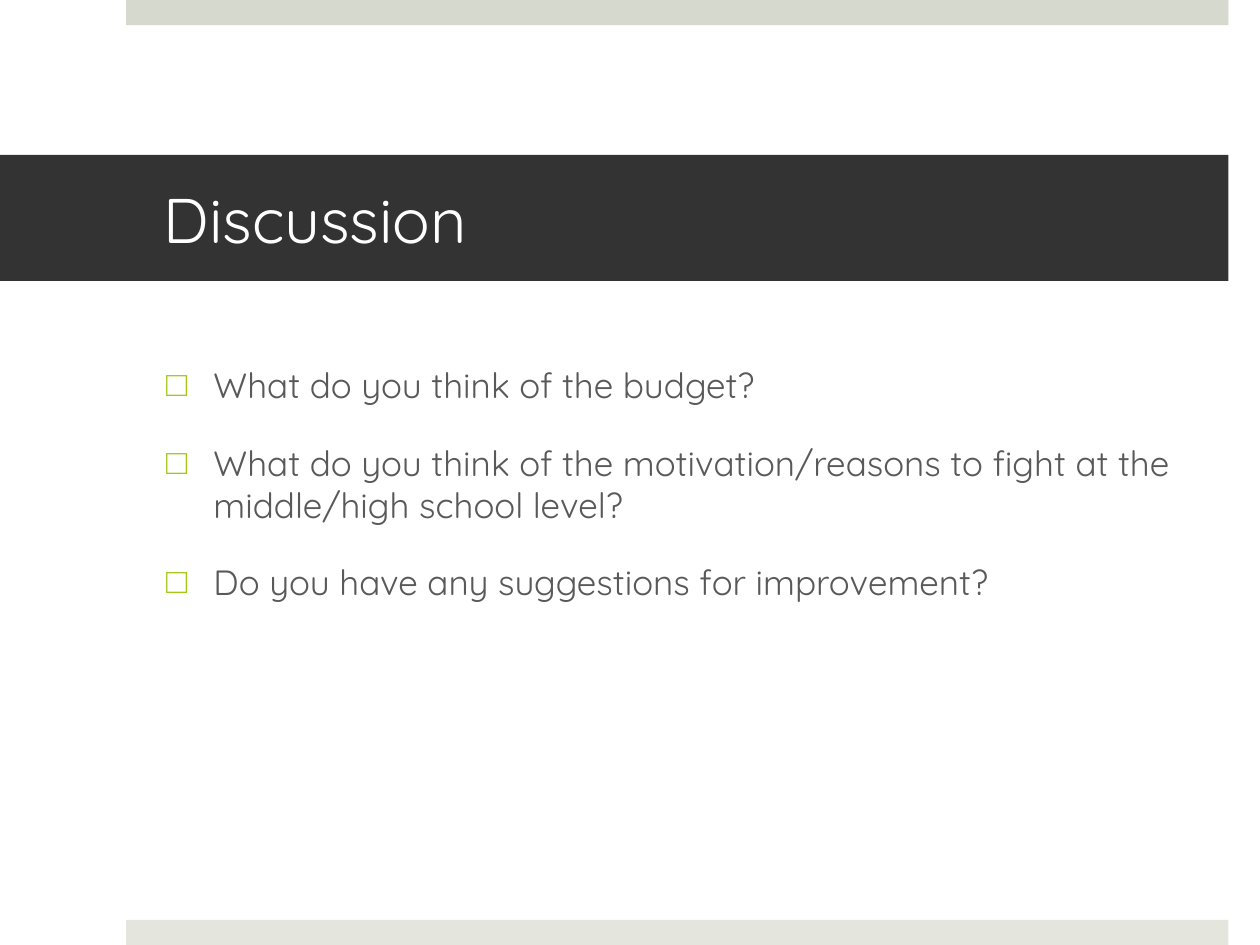
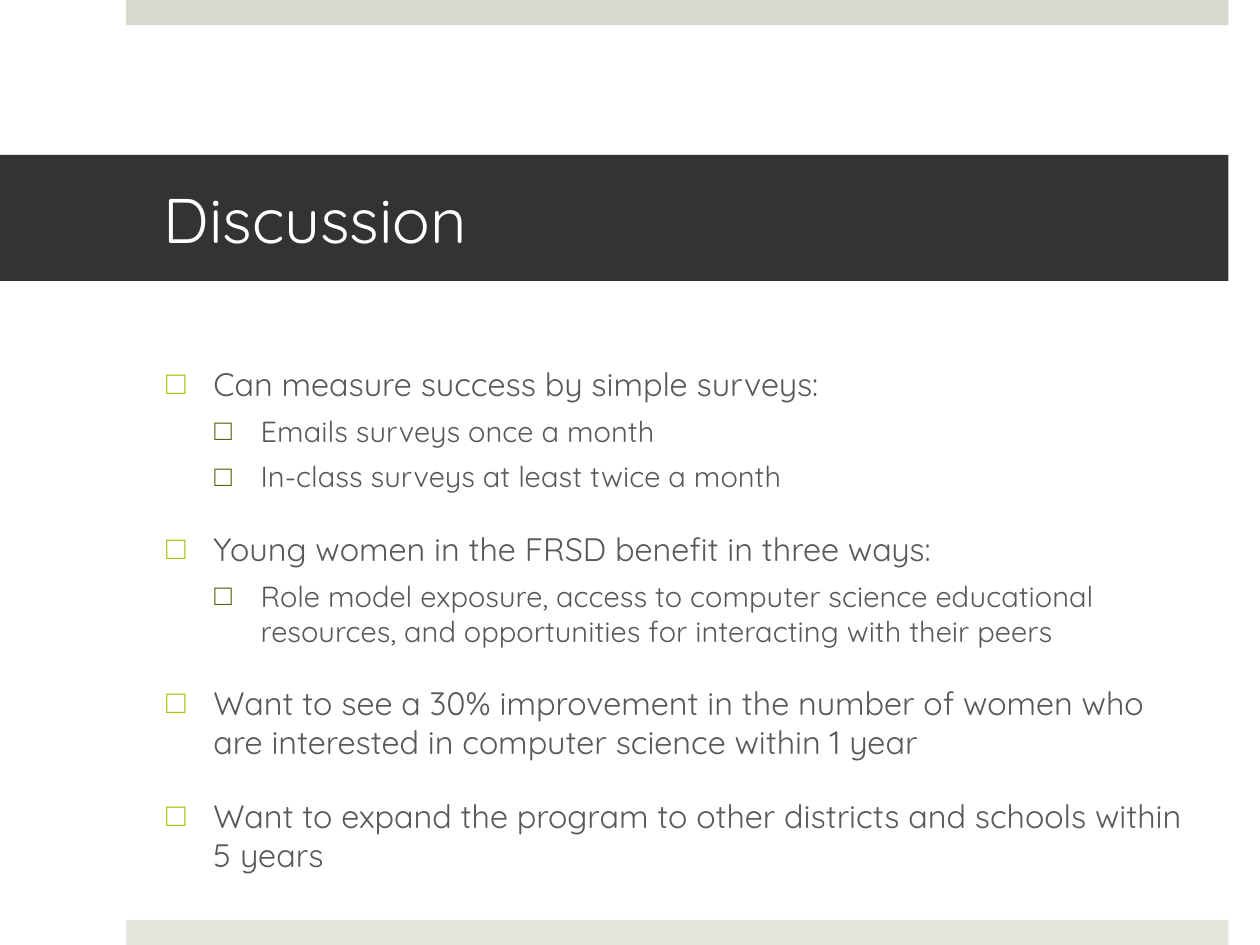
Before and after one commit to NaeemH/WomenInCS, a slide deck: slide 15 of Peer Review/NH_Peer_Review_Assignment_4.pptx (slide 13 before the commit). Drawn at 1260x945 pixels with LibreOffice and Linux fonts; fonts in the diff are those of the drawing. Boxes give left, top, right and bottom in pixels: in the first picture for what was removed or moved away, otherwise in the second. Text is boxed around its words. In the diff, an @@ line names an element or a change of style, - is before the commit and + after.

```diff
--- a/Peer Review/NH_Peer_Review_Assignment_4.pptx
+++ b/Peer Review/NH_Peer_Review_Assignment_4.pptx
@@ text at [213,372,1181,874]: text changed; size 20 to 18.5 pt @@
-□ What do you think of the budget?
-□ What do you think of the motivation/reasons to fight at the middle/high school level?
-□ Do you have any suggestions for improvement?
+□ Can measure success by simple surveys:
+  □ Emails surveys once a month
+  □ In-class surveys at least twice a month
+□ Young women in the FRSD benefit in three ways:
+  □ Role model exposure, access to computer science educational resources, and opportunities for interacting with their peers
+□ Want to see a 30% improvement in the number of women who are interested in computer science within 1 year
+□ Want to expand the program to other districts and schools within 5 years
```
Also in this commit, not shown: 11 other slides changed, 2 slides added, 3 other files.
